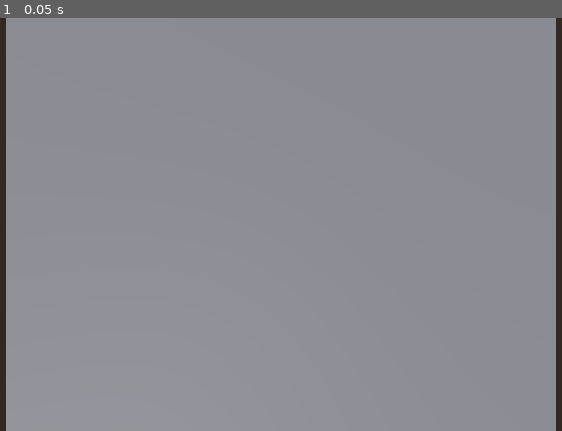
Above: before the commit, frame 1.
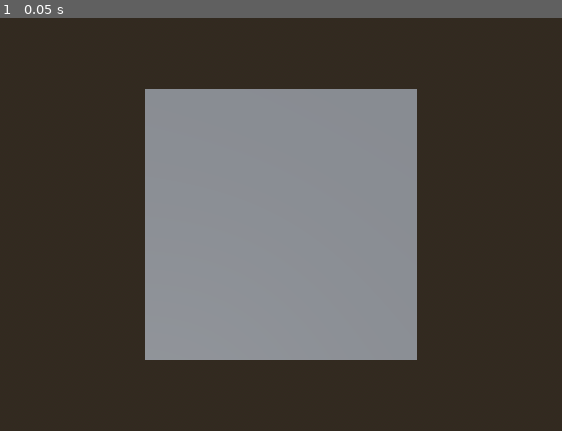
Above: after the commit, the same moment.

Repository: Feirbran/kuku
Game: Godot game, scene res://scenes/GameTable.tscn
Same seed, same stepped clock (60 frames per second), same inputs: the game is played once before the commit and once after it.
Inputs:
- Up to frame 1 (0.05 s): no input

The runs differ from the first frame. In frame 1, 66% of the frame differs, in the area x 1-99%, y 0-100%.

Commit message:
update prima di morire, aggiunto README per bestemmiare domani

Diff:
--- a/DeckManager.gd
+++ b/DeckManager.gd
@@ -2,32 +2,52 @@
 extends Node
 class_name DeckManager
 
-# Array che conterrà TUTTE le risorse CardData del nostro mazzo completo
+var instance_id = randi() # Assegna un ID casuale all'istanza
 @export var all_card_data: Array[CardData] = []
-
-# Array per il mazzo attuale (durante il gioco)
 var current_deck: Array[CardData] = []
-# Array per gli scarti
 var discard_pile: Array[CardData] = []
 
-# Chiamato quando il nodo entra nell'albero delle scene la prima volta
 func _ready():
-	print("DeckManager pronto.")
-	# All'inizio, popola il mazzo attuale con tutte le carte definite
+	print("DeckManager pronto. ID: SONO IN DECK MANAGER", instance_id)
+	print("Dimensione di all_card_data in _ready di DeckManager: ", all_card_data.size())
 	reset_and_shuffle()
-	# Stampa il mazzo mescolato per controllo (puoi rimuoverlo più tardi)
-	# print("Mazzo iniziale: ", current_deck)
-	# print("Carte nel mazzo: ", current_deck.size())
+	print("Mazzo resettato e mescolato. Carte: ", current_deck.size())
 
-# Prepara un nuovo mazzo mescolato
 func reset_and_shuffle():
-	# Copia tutte le carte definite nell'array del mazzo attuale
 	current_deck = all_card_data.duplicate()
-	# Svuota gli scarti
 	discard_pile.clear()
-	# Mescola il mazzo attuale
 	current_deck.shuffle()
 	print("Mazzo resettato e mescolato. Carte: ", current_deck.size())
+
+## Array che conterrà TUTTE le risorse CardData del nostro mazzo completo
+#@export var all_card_data: Array[CardData] = []
+#
+## Array per il mazzo attuale (durante il gioco)
+#var current_deck: Array[CardData] = []
+## Array per gli scarti
+#var discard_pile: Array[CardData] = []
+#
+## Chiamato quando il nodo entra nell'albero delle scene la prima volta
+#func _ready():
+	#print("DeckManager pronto.")
+	#print("Dimensione di all_card_data in _ready di DeckManager: ", all_card_data.size())
+	#print("PRIMA di DeckManager.reset_and_shuffle()")
+	## All'inizio, popola il mazzo attuale con tutte le carte definite
+	#reset_and_shuffle()
+	#print("DOPO di DeckManager.reset_and_shuffle()")
+	## Stampa il mazzo mescolato per controllo (puoi rimuoverlo più tardi)
+	## print("Mazzo iniziale: ", current_deck)
+	## print("Carte nel mazzo: ", current_deck.size())
+#
+## Prepara un nuovo mazzo mescolato
+#func reset_and_shuffle():
+	## Copia tutte le carte definite nell'array del mazzo attuale
+	#current_deck = all_card_data.duplicate()
+	## Svuota gli scarti
+	#discard_pile.clear()
+	## Mescola il mazzo attuale
+	#current_deck.shuffle()
+	#print("Mazzo resettato e mescolato. Carte: ", current_deck.size())
 
 # Pesca una carta dalla cima del mazzo
 func draw_card() -> CardData:
--- a/card_visual.gd
+++ b/card_visual.gd
@@ -2,11 +2,13 @@
 extends Sprite3D
 class_name CardVisual
 
-# Variabile per contenere i dati della carta (seme, valore, texture, ecc.)
-# La setter `set_card_data` verrà chiamata automaticamente quando assegnamo un valore a questa variabile
-@export var card_data: CardData:
+# Variabile esportata con setter per gestire l'aggiornamento
+@export var _card_data: CardData:
 	set(new_data):
-		set_card_data(new_data)
+		set_card_data_internal(new_data)
+
+# Variabile interna per memorizzare i dati della carta
+var card_data: CardData = null
 
 # Texture per il retro della carta (opzionale, da impostare nell'inspector)
 @export var texture_back: Texture2D
@@ -25,15 +27,15 @@
 		else:
 			show_back()
 
-# Funzione per impostare i dati E aggiornare la texture
-func set_card_data(new_data: CardData):
+# Funzione interna per impostare i dati E aggiornare la texture
+func set_card_data_internal(new_data: CardData):
 	if new_data == null:
 		printerr("Tentativo di assegnare dati null a CardVisual")
 		card_data = null
 		texture = texture_back # Mostra il retro se i dati sono null
 		return
 
-	card_data = new_data
+	card_data = new_data # Assegna alla variabile interna
 	# Aggiorna la texture visibile in base allo stato (coperta/scoperta)
 	if is_face_up:
 		show_front()
--- a/game_manager.gd
+++ b/game_manager.gd
@@ -2,68 +2,49 @@
 extends Node3D
 class_name GameManager
 
-# Precarichiamo la scena della carta visiva per efficienza
-@export var card_scene: PackedScene = preload("res://scenes/CardVisual.tscn") # Assicurati che questo percorso sia corretto!
+@export var card_scene: PackedScene = preload("res://scenes/CardVisual.tscn")
 
-# --- Variabile per PlayerPositions ---
-# NON usiamo @onready qui. Definiamo solo la variabile.
 var player_positions_node: Node3D = null
-
-# Variabili per lo stato del gioco
 var num_players: int = 0
 var dealer_index: int = 0
 var current_turn_index: int = 0
-
-# Struttura dati giocatori
 var players_data: Array[Dictionary] = []
-# Array per carte visive
 var active_card_instances: Array[CardVisual] = []
 
-# Enum per stati
 enum GameState { SETUP, DEALING, PLAYER_TURN, SWAPPING, REVEALING, END_ROUND, GAME_OVER }
 var current_state: GameState = GameState.SETUP
 
-# Chiamato quando il nodo GameManager (e i suoi figli) è pronto
-func _ready():
-	print("GameManager pronto.")
+func _on_game_table_ready():
+	print("Segnale ready di GameTable ricevuto.")
+	player_positions_node = get_node("../PlayerPositions") # Vai al padre (GameTable) e poi al figlio PlayerPositions
+	if player_positions_node == null:
+		printerr("!!! ERRORE CRITICO: Impossibile trovare PlayerPositions (nel segnale ready) !!!")
+		if get_parent() != null:
+			print("Figli di GameTable:")
+			for child in get_parent().get_children():
+				print("- ", child.get_name())
+		else:
+			print("GameManager non ha un padre!")
+	else:
+		print("+++ Nodo PlayerPositions assegnato correttamente (nel segnale ready) +++")
+		start_game(4) # Avvia il gioco SOLO se player_positions_node è valido
 
-	# --- Assegnazione PlayerPositions DENTRO _ready ---
-	player_positions_node = $PlayerPositions # O get_node("PlayerPositions")
-	if player_positions_node == null:
-		# Questo NON dovrebbe succedere ora, basandoci sul debug precedente!
-		printerr("!!! ERRORE CRITICO: Impossibile trovare PlayerPositions anche dentro _ready() !!!")
-		return # Non possiamo continuare
-	else:
-		print("+++ Nodo PlayerPositions assegnato correttamente in _ready() +++")
-
-	# Controlla se abbiamo caricato la scena della carta
-	if card_scene == null:
-		printerr("ERRORE: Card Scene non precaricata!")
-		return
-
-	# --- RIPRISTINIAMO L'AVVIO DEL GIOCO ---
-	start_game(4)
-	# --- FINE CODICE TEMPORANEO PER TEST ---
-
-
-# Funzione per iniziare una nuova partita (versione originale)
 func start_game(p_num_players: int):
 	print("Inizio partita con ", p_num_players, " giocatori.")
 	current_state = GameState.SETUP
 	num_players = p_num_players
 
-	# Pulizia
 	for card_instance in active_card_instances:
 		if is_instance_valid(card_instance):
 			card_instance.queue_free()
 	active_card_instances.clear()
 	players_data.clear()
 
-	# --- CORREZIONE DeckManager ---
-	deck_manager.reset_and_shuffle() # Usa DeckManager, non game_manager
+	print("PRIMA di DeckSetupScene.reset_and_shuffle() (in start_game)")
+	DeckSetupScene.reset_and_shuffle() # Usa l'istanza globale (nome dell'autoload)
+	print("DOPO di DeckSetupScene.reset_and_shuffle() (in start_game)")
 
-	# Controlla posti (ora usa la variabile membro player_positions_node)
-	if player_positions_node == null: # Controllo extra per sicurezza
+	if player_positions_node == null:
 		printerr("ERRORE: player_positions_node è null in start_game!")
 		return
 	var available_spots = player_positions_node.get_child_count()
@@ -71,7 +52,6 @@
 		printerr("ERRORE: Non ci sono abbastanza Marker3D per ", num_players, " giocatori!")
 		num_players = available_spots
 
-	# Inizializza giocatori
 	for i in range(num_players):
 		var player_marker = player_positions_node.get_child(i) as Marker3D
 		if player_marker == null:
@@ -82,25 +62,21 @@
 		})
 
 	dealer_index = 0
-	# Distribuzione
-	deal_initial_cards() # Chiama la versione originale
+	deal_initial_cards()
 	current_turn_index = (dealer_index + 1) % num_players
 	current_state = GameState.PLAYER_TURN
 	print("Carte distribuite. Tocca al giocatore ", current_turn_index)
 
-
-# Funzione per distribuire le carte iniziali (versione originale)
 func deal_initial_cards():
 	current_state = GameState.DEALING
 	print("Distribuzione carte...")
 
-	if player_positions_node == null: # Controllo extra per sicurezza
+	if player_positions_node == null:
 		printerr("ERRORE: player_positions_node è null in deal_initial_cards!")
 		return
 
 	for i in range(num_players):
-		# --- CORREZIONE DeckManager ---
-		var drawn_card_data: CardData = deck_manager.draw_card() # Usa DeckManager
+		var drawn_card_data: CardData = DeckSetupScene.draw_card() # Usa l'istanza globale
 		if drawn_card_data == null:
 			printerr("ERRORE: Mazzo finito!")
 			break
@@ -119,4 +95,4 @@
 
 	print("Distribuzione completata.")
 
-# ... (eventuali altre funzioni che avevi possono rimanere) ...
+# Qui puoi aggiungere altre funzioni del tuo game_manager (gestione del turno, ecc.)
--- a/markers_temp.tscn
+++ b/markers_temp.tscn
@@ -1,9 +1,6 @@
-[gd_scene load_steps=2 format=3 uid="uid://crc5jb8o7simu"]
-
-[ext_resource type="Script" uid="uid://cd3sdqm1fs1h5" path="res://game_manager.gd" id="1_t5c6u"]
+[gd_scene format=3 uid="uid://bi4o3r582rvh5"]
 
 [node name="PlayerPositions" type="Node3D"]
-script = ExtResource("1_t5c6u")
 
 [node name="Player1" type="Marker3D" parent="."]
 transform = Transform3D(1, 0, 0, 0, 1, 0, 0, 0, 1, 0, 0, -3)
--- a/project.godot
+++ b/project.godot
@@ -16,8 +16,7 @@
 
 [autoload]
 
-game_manager="*res://game_manager.gd"
-deck_manager="*res://DeckManager.gd"
+DeckSetupScene="*res://scenes/DeckSetupScene.tscn"
 
 [display]
 
--- a/scenes/CardVisual.tscn
+++ b/scenes/CardVisual.tscn
@@ -1,8 +1,6 @@
-[gd_scene load_steps=3 format=3 uid="uid://p5gasx7vsgwh"]
+[gd_scene load_steps=2 format=3 uid="uid://p5gasx7vsgwh"]
 
 [ext_resource type="Script" uid="uid://ci1albug0j6u3" path="res://card_visual.gd" id="1_n2pnx"]
-[ext_resource type="Texture2D" uid="uid://ce2uikqtserdj" path="res://assets/images/Cards (large)/card_back.png" id="2_de4qo"]
 
 [node name="CardVisual" type="Sprite3D"]
 script = ExtResource("1_n2pnx")
-texture_back = ExtResource("2_de4qo")
--- a/scenes/GameTable.tscn
+++ b/scenes/GameTable.tscn
@@ -17,10 +17,12 @@
 [sub_resource type="Skin" id="Skin_xv1iw"]
 
 [node name="GameTable" type="Node3D"]
+
+[node name="GameManager" type="Node3D" parent="."]
 script = ExtResource("1_fukfw")
 
 [node name="Camera3D" type="Camera3D" parent="."]
-transform = Transform3D(1, 0, 0, 0, -4.37114e-08, 1, 0, -1, -4.37114e-08, 0, 5, 0)
+transform = Transform3D(1, 0, 0, 0, -4.37114e-08, 1, 0, -1, -4.37114e-08, 0, 10, 0)
 current = true
 
 [node name="WorldEnvironment" type="WorldEnvironment" parent="."]
@@ -35,8 +37,18 @@
 
 [node name="PlayerPositions" type="Node3D" parent="."]
 
+[node name="Player1" type="Marker3D" parent="PlayerPositions"]
+transform = Transform3D(1, 0, 0, 0, 1, 0, 0, 0, 1, 0, 0, -3)
+
 [node name="Player2" type="Marker3D" parent="PlayerPositions"]
+transform = Transform3D(1, 0, 0, 0, 1, 0, 0, 0, 1, 3, 0, 0)
 
 [node name="Player3" type="Marker3D" parent="PlayerPositions"]
+transform = Transform3D(1, 0, 0, 0, 1, 0, 0, 0, 1, 0, 0, 3)
 
 [node name="Player4" type="Marker3D" parent="PlayerPositions"]
+transform = Transform3D(1, 0, 0, 0, 1, 0, 0, 0, 1, -3, 0, 0)
+
+[node name="HUD" type="CanvasLayer" parent="."]
+
+[connection signal="ready" from="." to="GameManager" method="_on_game_table_ready"]
Not shown, added: README.me
